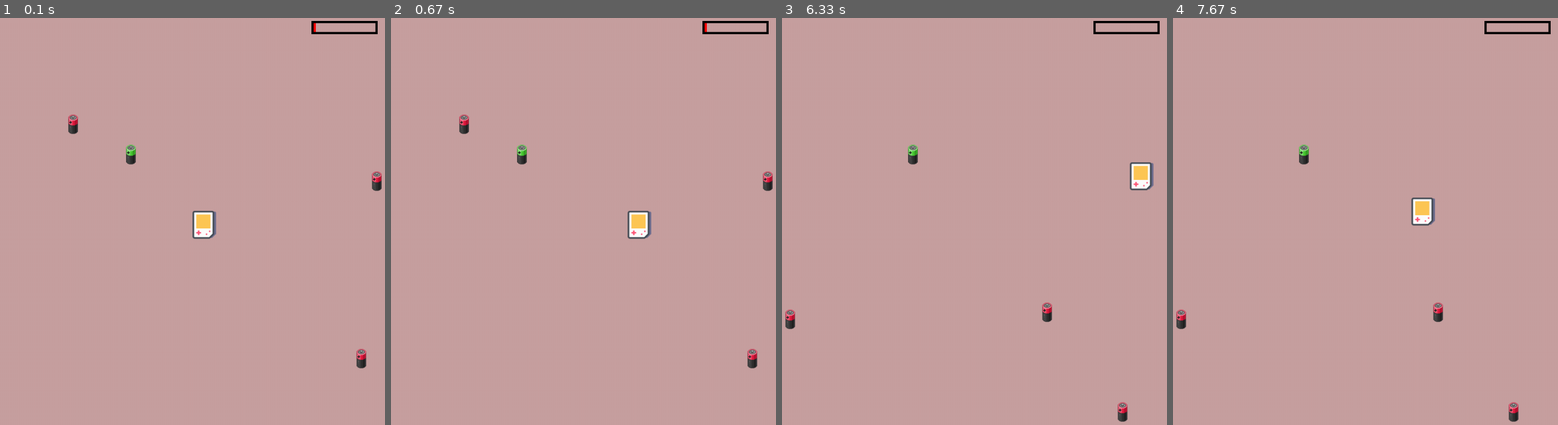
Above: before the commit, frames 1-4 (left to right).
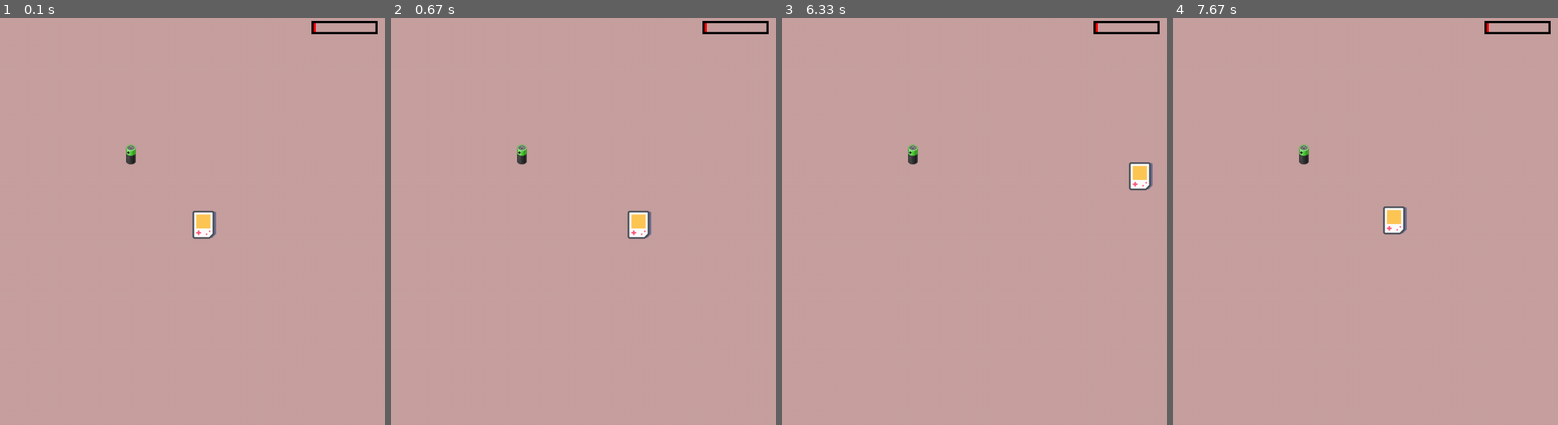
Above: after the commit, the same moments.

Repository: thinkercat/NSI
Game: pygame game, started from PyGame/MyGame/game.py
Same seed, same stepped clock (60 frames per second), same inputs: the game is played once before the commit and once after it.
Inputs:
- Up to frame 1 (0.1 s): no input
- Up to frame 2 (0.67 s): hold Right from 0.33 s (still down)
- Up to frame 3 (6.33 s): release Right at 0.8 s; hold Up 0.83-1.13 s; hold Right 1.17-1.63 s; hold Left 1.67-2.2 s; hold Down 2.23-2.53 s; hold Left 2.57-2.97 s; hold Up 3-3.37 s; hold Right 3.4-4.03 s; hold Down 4.07-4.43 s; hold Left 4.47-4.93 s; hold Right 4.97-5.43 s; hold Up 5.47-5.77 s; hold Right 5.8-6.27 s; hold Left from 6.3 s (still down)
- Up to frame 4 (7.67 s): release Left at 6.83 s; hold Down 6.87-7.17 s; hold Left 7.2-7.6 s; hold Up from 7.63 s (still down)

The runs differ from the first frame. In frame 1, 0.3% of the frame differs, in the area x 17-100%, y 23-87%; in frame 2, 0.3%; in frame 3, 0.5%; in frame 4, 1.2%, in the area x 0-90%, y 1-100%.

Commit message:
UPDATE game.py !ERROR  invalid syntax line 1

Diff:
--- a/PyGame/MyGame/game.py
+++ b/PyGame/MyGame/game.py
@@ -41,25 +41,17 @@
 batteryRect.y = 300
 
 ## BadBattery variable
-badBattery = pg.image.load('NSI/PyGame/MyGame/Assets/pile-rouge.png')
-badBatteryRect = badBattery.get_rect()
-#
-badBattery2 = pg.image.load('NSI/PyGame/MyGame/Assets/pile-rouge.png')
-badBatteryRect2 = badBattery2.get_rect()
-#
-badBattery3 = pg.image.load('NSI/PyGame/MyGame/Assets/pile-rouge.png')
-badBatteryRect3 = badBattery3.get_rect()
-#Badbattery pos on start
-badBatteryRect.x = random.randint(0,playScreenWidht)
-badBatteryRect.y = random.randint(height-playScreenHeight, playScreenHeight)
-#
-badBatteryRect2.x = random.randint(0,playScreenWidht)
-badBatteryRect2.y = random.randint(height-playScreenHeight, playScreenHeight)
-#
-badBatteryRect3.x = random.randint(0,playScreenWidht)
-badBatteryRect3.y = random.randint(height-playScreenHeight, playScreenHeight)
-
-
+badBattery = []
+badBatteryRect = []
+badBatterySpawn = 3
+def badBatteryGeneration(nombreDeBadBattery:int):
+    for nbOfBadBattery in range(nombreDeBadBattery):
+        badBattery.append(pg.image.load('NSI/PyGame/MyGame/Assets/pile-rouge.png'))
+        badBatteryRect.append(badBattery[nbOfBadBattery].get_rect())
+def badBatteryRandomSpawn():
+    for nbOfBadBattery in range(len(badBatteryRect)):
+        badBatteryRect[nbOfBadBattery].x = random.randint(0, playScreenWidht)
+        badBatteryRect[nbOfBadBattery].y = random.randint(height-playScreenHeight, playScreenHeight)
 
 ## Energy(health) variables
 maxEnergy = 150
@@ -74,18 +66,6 @@
 
 
 
-def badEnergyRandomSpawn():
-    badBatteryRect.x = random.randint(0,playScreenWidht)
-    badBatteryRect.y = random.randint(height-playScreenHeight, playScreenHeight)
-    badBatteryRect2.x = random.randint(0,playScreenWidht)
-    badBatteryRect2.y = random.randint(height-playScreenHeight, playScreenHeight)
-    badBatteryRect3.x = random.randint(0,playScreenWidht)
-    badBatteryRect3.y = random.randint(height-playScreenHeight, playScreenHeight)
-
-
-
-
-
 run = True
 while run: #Tant que run = true le jeu marche
     screen.fill(screenBackground)
@@ -95,15 +75,18 @@
     if batteryRect.colliderect(playerRect):
         batteryRect.x = random.randint(0,playScreenWidht)
         batteryRect.y = random.randint(height-playScreenHeight, playScreenHeight)
-        badEnergyRandomSpawn()
+        badBatteryGeneration(badBatterySpawn)
+        badBatteryRandomSpawn()
         playerEnergy += batteryEnergy
         playerVelocity += 2
+        badBatterySpawn +=3
+
+
 
 # BadEnergy Spawn
-    if badBatteryRect.colliderect(playerRect) or badBatteryRect2.colliderect(playerRect) or badBatteryRect3.colliderect(playerRect):
-        badEnergyRandomSpawn()
-        playerEnergy -= badBatteryEnergy
-        playerVelocity -= 2
+
+
+
 
 
 # Verify player energy and state the energy bar
@@ -154,9 +137,8 @@
 
     pg.time.delay(30)               # "fps"
     screen.blit(battery,batteryRect)
-    screen.blit(badBattery,badBatteryRect)
-    screen.blit(badBattery2,badBatteryRect2)
-    screen.blit(badBattery3,badBatteryRect3)
+    for nbOfBadBattery in range(len(badBatteryRect)):
+        screen.blit(badBattery[nbOfBadBattery],badBatteryRect[nbOfBadBattery])
     screen.blit(player,playerRect)
 
     pg.display.flip()
